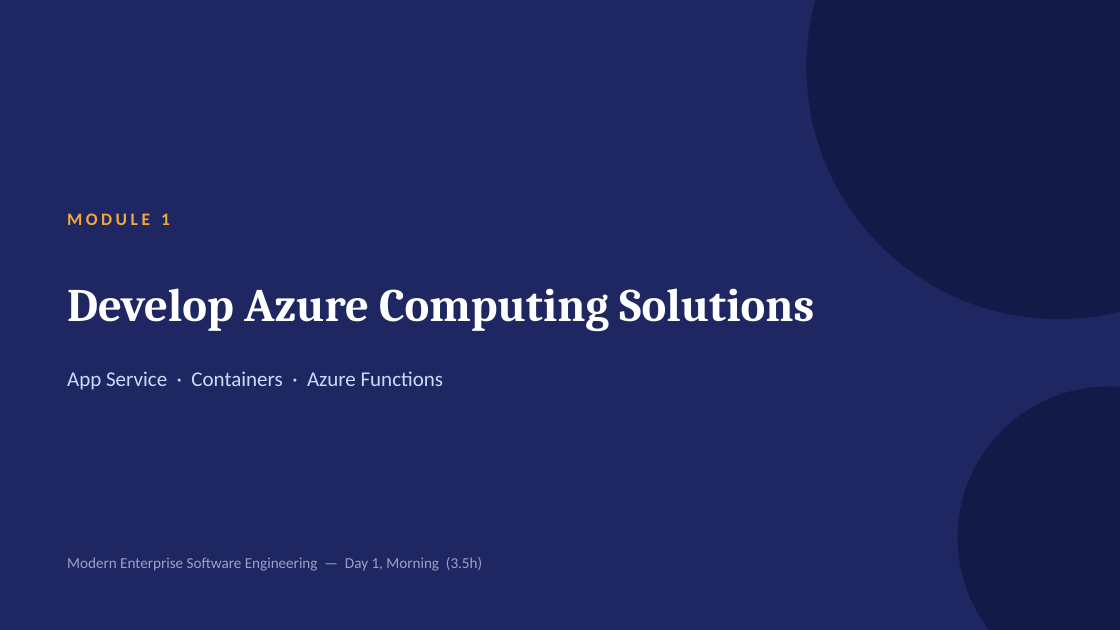
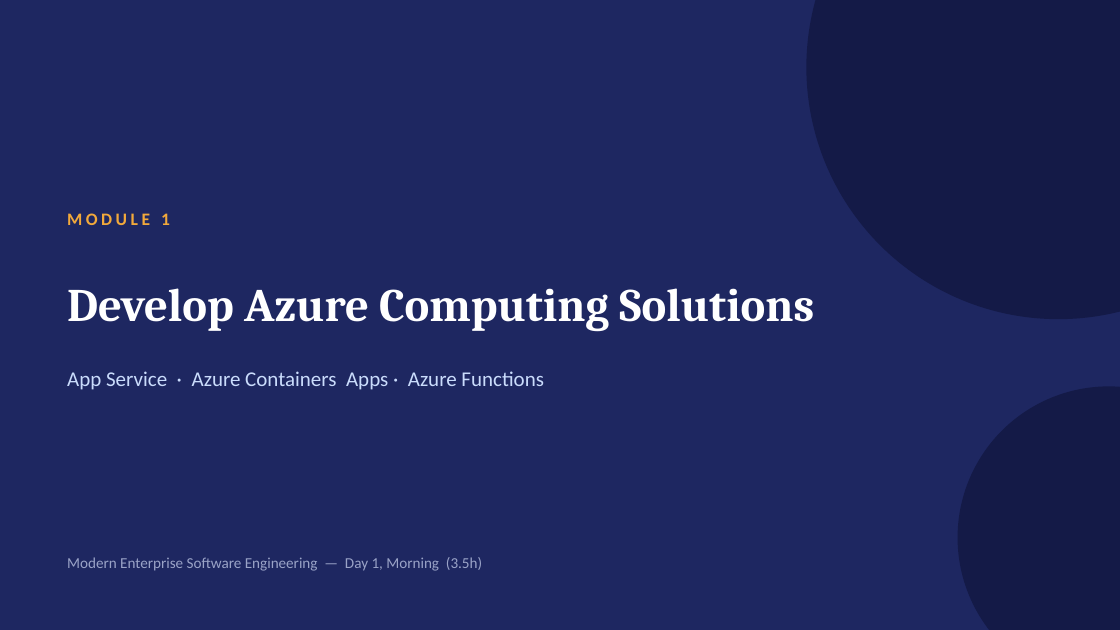
Before and after one commit to gsonego/3EADOTN__Material, a slide deck: slide 1 of module_01/Module1-Develop-Azure-Computing-Solutions.pptx. Drawn at 1120x630 pixels with LibreOffice and Linux fonts; fonts in the diff are those of the drawing. Boxes give left, top, right and bottom in pixels: in the first picture for what was removed or moved away, otherwise in the second. Text is boxed around its words. In the diff, an @@ line names an element or a change of style, - is before the commit and + after.

```diff
--- a/module_01/Module1-Develop-Azure-Computing-Solutions.pptx
+++ b/module_01/Module1-Develop-Azure-Computing-Solutions.pptx
@@ text at (67, 371, 544, 390): text changed @@
-App Service · Containers · Azure Functions
+App Service · Azure Containers Apps · Azure Functions
```
Also in this commit, not shown: 1 other slide changed, 1 other file.
